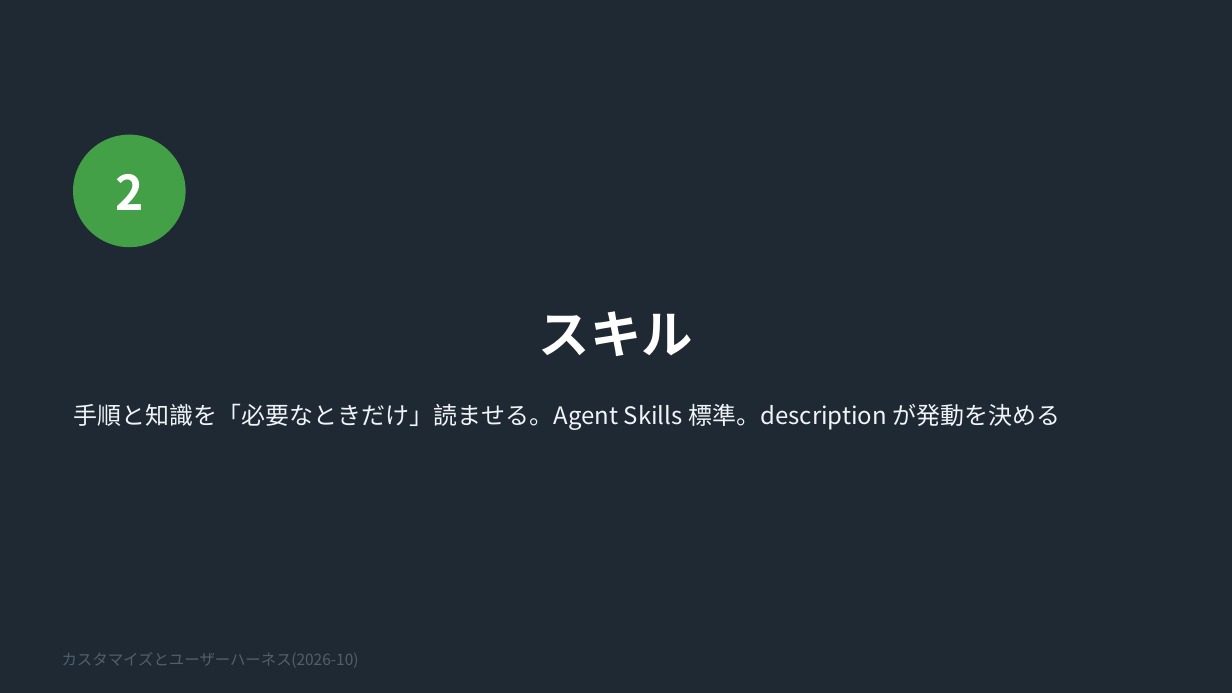
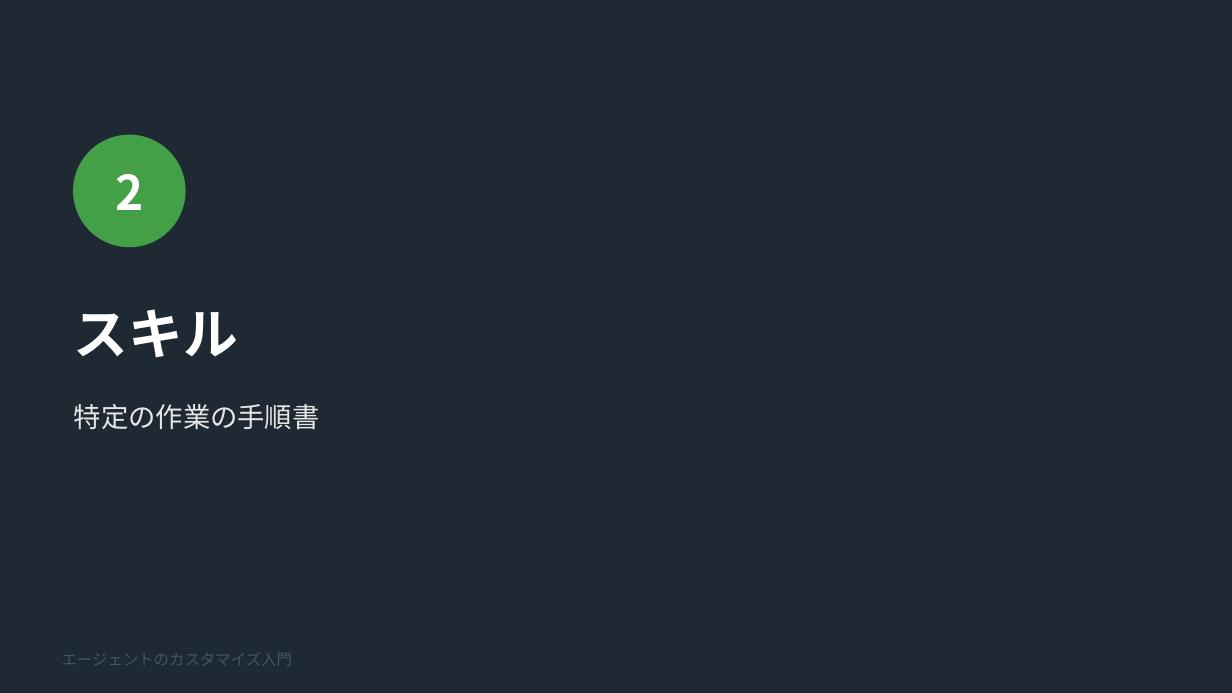
Before and after one commit to noxitro/agent-toolkit, a slide deck: slide 8 of docs/copilot-harness/customize/slides/customize-guide.pptx (slide 9 before the commit). Drawn at 1232x693 pixels with LibreOffice and Linux fonts; fonts in the diff are those of the drawing. Boxes give left, top, right and bottom in pixels: in the first picture for what was removed or moved away, otherwise in the second. Text is boxed around its words. In the diff, an @@ line names an element or a change of style, - is before the commit and + after.

```diff
--- a/docs/copilot-harness/customize/slides/customize-guide.pptx
+++ b/docs/copilot-harness/customize/slides/customize-guide.pptx
@@ title "スキル" at (74,309,238,358): size 30 to 32 pt; alignment centre to left @@
@@ text at (74,404,320,430): text changed; size 14 to 16 pt; text colour #F0F4F8 to #E7E6E6 @@
-手順と知識を「必要なときだけ」読ませる。Agent Skills 標準。description が発動を決める
+特定の作業の手順書
@@ text at (62,653,292,666): text changed; text colour #52606D to #44546A @@
-カスタマイズとユーザーハーネス(2026-10)
+エージェントのカスタマイズ入門
```
Also in this commit, not shown: 4 other slides changed, 16 slides added, 31 slides removed, 5 other files.
